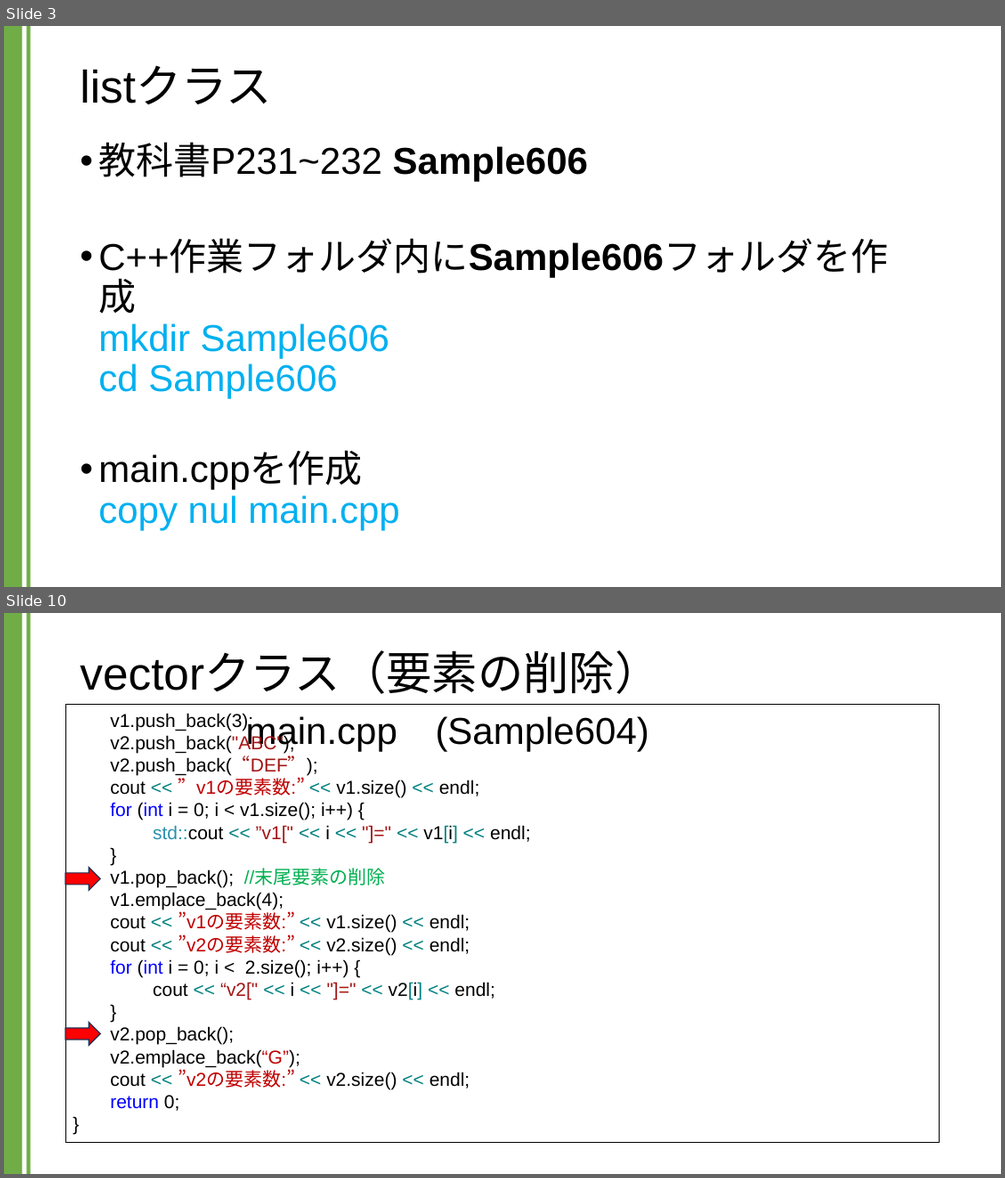
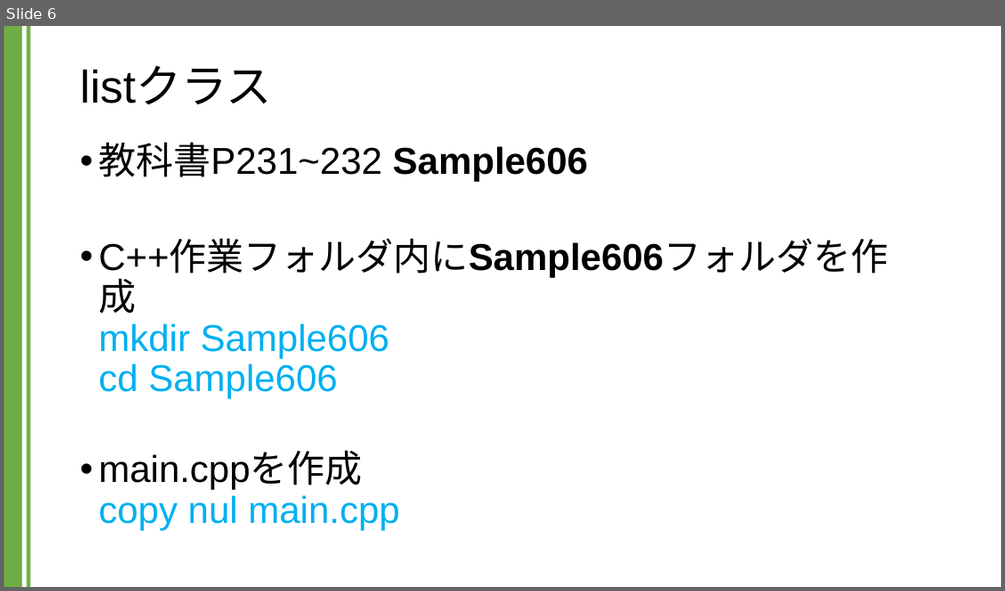
Before and after one commit to kic-murata/cpp2024, a slide deck: 授業資料/講義資料：Listクラス.pptx. Shown one above the other, each under a label of ours: slides 3 and 10 before the commit, slide 6 after it; the slides between them are not shown. The pictures are 1005x1178 and 1005x591 pixels, drawn with LibreOffice and Linux fonts; fonts in the diff are those of the drawing. Boxes give left, top, right and bottom in pixels: in the first picture for what was removed or moved away, otherwise in the second. Text is boxed around its words. In the diff, an @@ line names an element or a change of style, - is before the commit and + after.

```diff
--- a/授業資料/講義資料：Listクラス.pptx
+++ b/授業資料/講義資料：Listクラス.pptx
@@ slide 10 removed at [4, 613, 1001, 1174], background #FFFFFF; not listed: 2 template elements that a slide beside it also shows @@
@@ title removed at [80, 653, 660, 694] @@
-vectorクラス（要素の削除）
@@ rectangle removed at [65, 705, 939, 1143] @@
-v1.push_back(3);
-v2.push_back("ABC");
-v2.push_back(“DEF”);
-cout << ”v1の要素数:” << v1.size() << endl;
-for (int i = 0; i < v1.size(); i++) {
-std::cout << ”v1[" << i << "]=" << v1[i] << endl;
-}
-v1.pop_back(); //末尾要素の削除
-v1.emplace_back(4);
-cout << ”v1の要素数:” << v1.size() << endl;
-cout << ”v2の要素数:” << v2.size() << endl;
-for (int i = 0; i < 2.size(); i++) {
-cout << “v2[" << i << "]=" << v2[i] << endl;
-}
-v2.pop_back();
-v2.emplace_back(“G”);
-cout << ”v2の要素数:” << v2.size() << endl;
-return 0;
-}
@@ text removed at [246, 716, 649, 751] @@
-main.cpp (Sample604)
@@ right arrow removed at [65, 868, 100, 891] @@
@@ right arrow removed at [65, 1022, 100, 1046] @@
@@ what was slide 3 is now slide 6 @@
```
Also in this commit, not shown: 2 slides changed, 9 slides added, 16 other slides removed, 1 other file.
